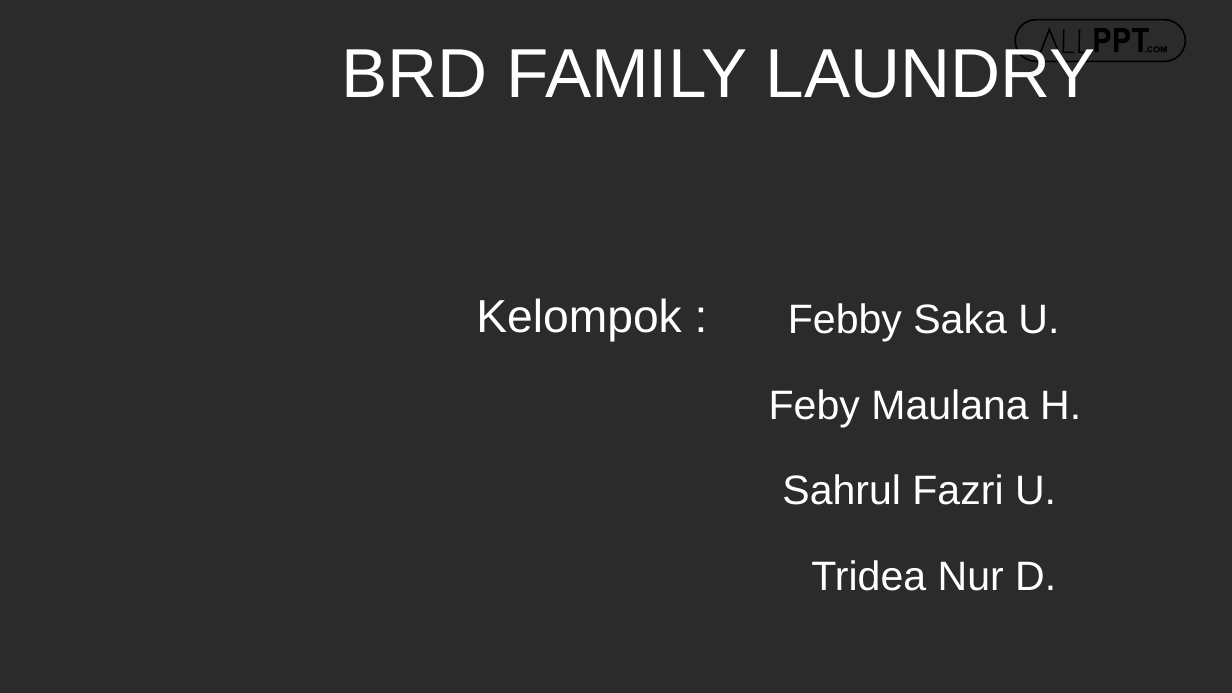
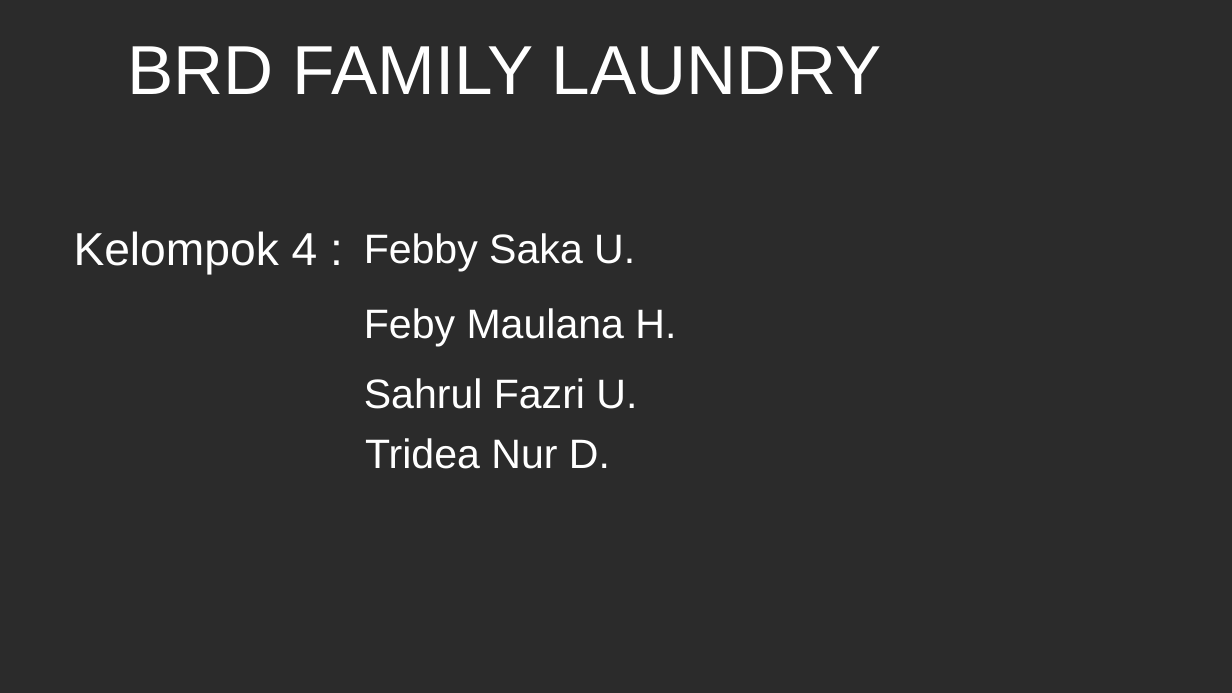
Before and after one commit to sahrul1610/Proyek1, a slide deck: slide 1 of Kelompok Proyek.pptx. Drawn at 1232x693 pixels with LibreOffice and Linux fonts; fonts in the diff are those of the drawing; background and template pictures are left out; a plain dark background stands for a picture behind light text. Boxes give left, top, right and bottom in pixels: in the first picture for what was removed or moved away, otherwise in the second. Text is boxed around its words. In the diff, an @@ line names an element or a change of style, - is before the commit and + after.

Commit message:
Feby-Maulana-Hendrayatno

```diff
--- a/Kelompok Proyek.pptx
+++ b/Kelompok Proyek.pptx
@@ text "BRD FAMILY LAUNDRY" rewrapped from [341,42,1096,98] to [127,46,882,95] @@
@@ group removed at [1016,19,1186,61]: 5 freeform shapes, 1 rounded rectangle @@
@@ text at [74,231,318,275]: text changed @@
-Kelompok :
+Kelompok 4 :
@@ text "Febby Saka U.": place and size @@
-text "Febby Saka U." at [788,303,1059,341]
+text "Febby Saka U." at [364,233,635,271]
@@ text "Feby Maulana H.": place and size @@
-text "Feby Maulana H." at [769,389,1081,427]
+text "Feby Maulana H." at [364,308,676,346]
@@ text "Sahrul Fazri U.": place and size @@
-text "Sahrul Fazri U." at [782,474,1056,505]
+text "Sahrul Fazri U." at [364,378,637,409]
@@ text "Tridea Nur D.": place and size @@
-text "Tridea Nur D." at [811,560,1056,591]
+text "Tridea Nur D." at [365,438,610,469]
```
Also in this commit, not shown: 3 other slides changed, 5 slides added.
